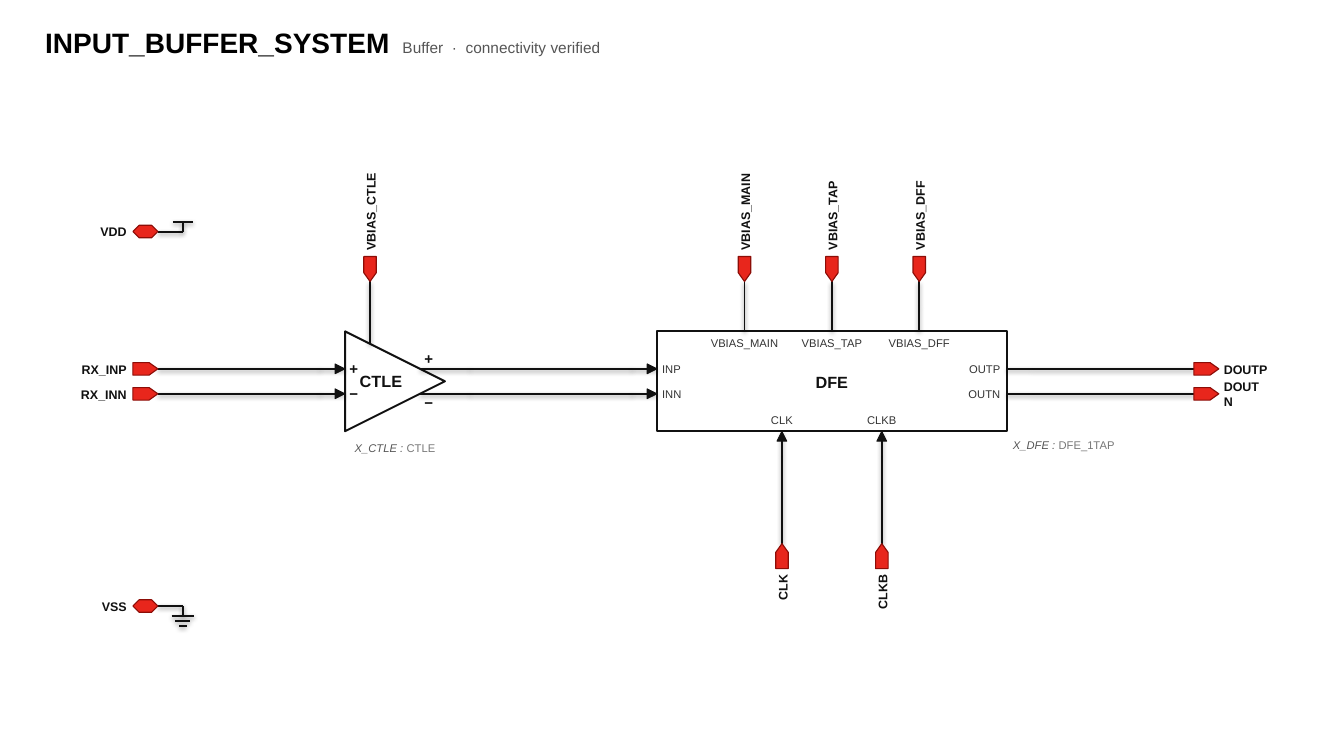
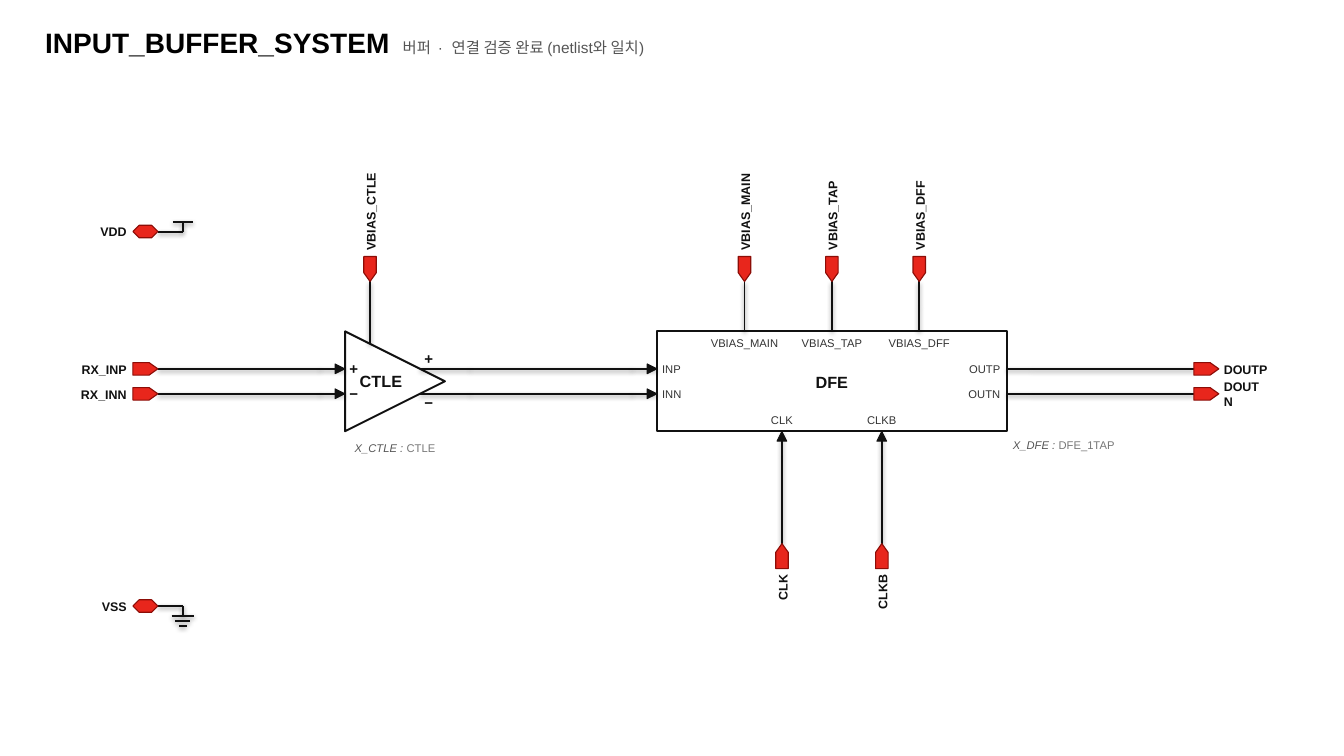
Before and after one commit to jmseo16/etf-dashboard, a slide deck: slide 1 of examples/input_buffer_system_schematic.pptx. Drawn at 1344x756 pixels with LibreOffice and Linux fonts; fonts in the diff are those of the drawing. Boxes give left, top, right and bottom in pixels: in the first picture for what was removed or moved away, otherwise in the second. Text is boxed around its words. In the diff, an @@ line names an element or a change of style, - is before the commit and + after.

```diff
--- a/examples/input_buffer_system_schematic.pptx
+++ b/examples/input_buffer_system_schematic.pptx
@@ text at (45, 33, 645, 57): text changed @@
-INPUT_BUFFER_SYSTEM Buffer · connectivity verified
+INPUT_BUFFER_SYSTEM 버퍼 · 연결 검증 완료 (netlist와 일치)
```
Also in this commit, not shown: 5 other slides changed, 14 other files.
